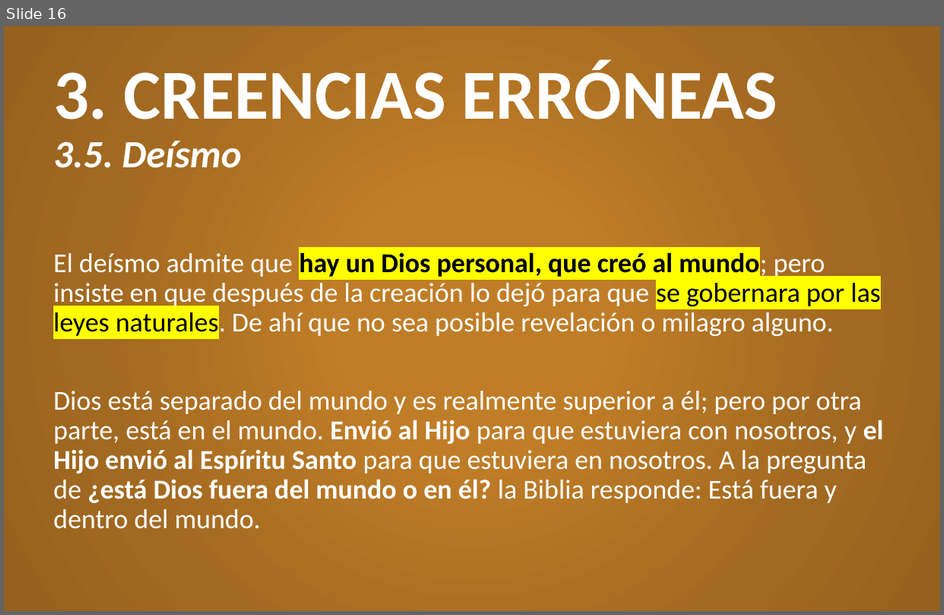
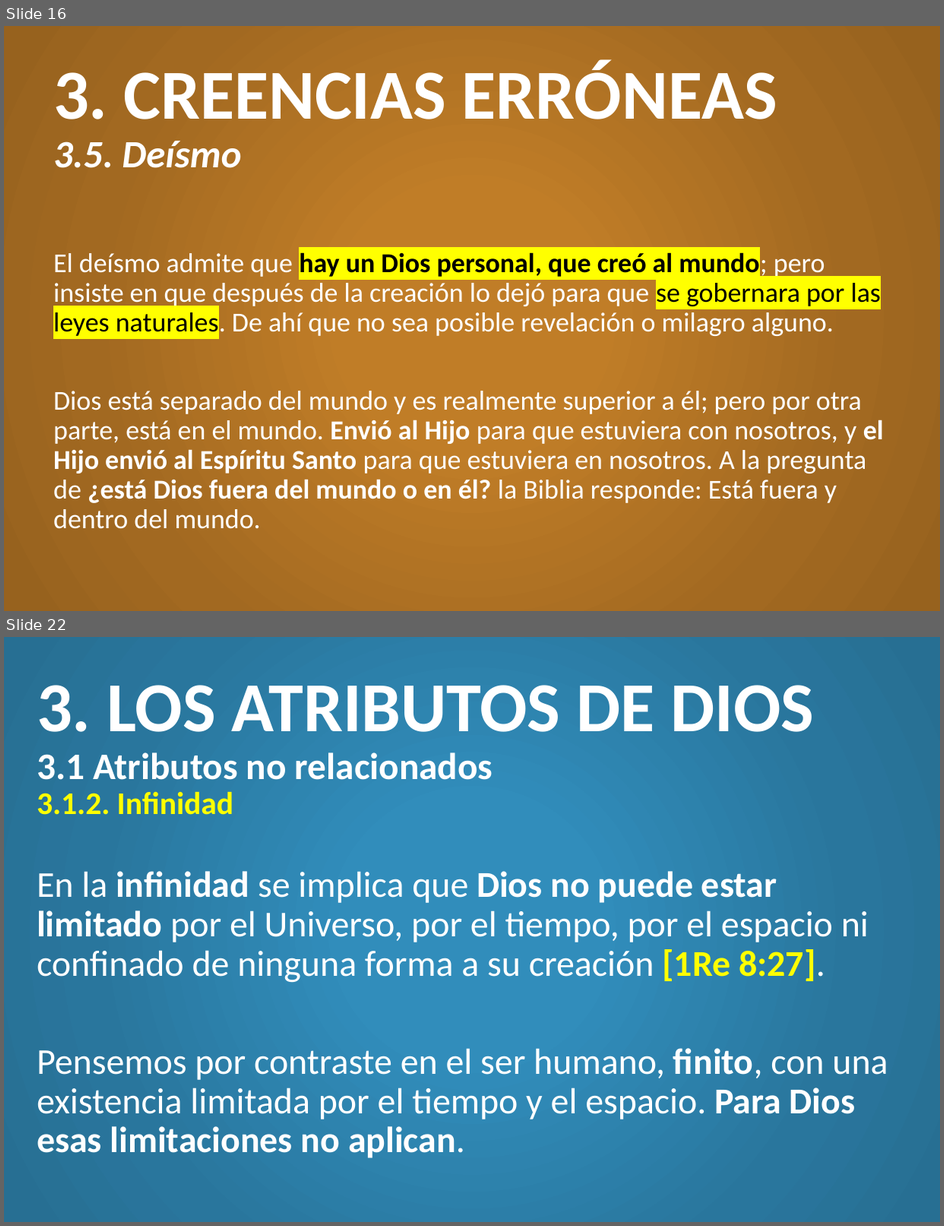
Before and after one commit to CreyTuning/documents, a slide deck: slideshow/Teologia Sistematica y Biblica - Myer Pearlman/Clases/4. Dios.pptx. Shown one above the other, each under a label of ours: slide 16 before the commit, slides 16 and 22 after it; the slides between them are not shown. The pictures are 944x615 and 944x1226 pixels, drawn with LibreOffice and Linux fonts; fonts in the diff are those of the drawing. Boxes give left, top, right and bottom in pixels: in the first picture for what was removed or moved away, otherwise in the second. Text is boxed around its words. In the diff, an @@ line names an element or a change of style, - is before the commit and + after.

Commit message:
4. Dios (Parte 2) y Examen 1

```diff
--- a/slideshow/Teologia Sistematica y Biblica - Myer Pearlman/Clases/4. Dios.pptx
+++ b/slideshow/Teologia Sistematica y Biblica - Myer Pearlman/Clases/4. Dios.pptx
@@ slide 22 added at (4, 637, 940, 1222), background gradient #318DBB to #29769D to #276F93 @@
@@ title added at (37, 685, 814, 815), 28.8 pt, text #FFFFFF, bold @@
+3. LOS ATRIBUTOS DE DIOS
+3.1 Atributos no relacionados
+3.1.2. Infinidad
@@ text added at (37, 871, 888, 1158), 28 pt, text #FFFFFF @@
+En la infinidad se implica que Dios no puede estar limitado por el Universo, por el tiempo, por el espacio ni confinado de ninguna forma a su creación [1Re 8:27].
+Pensemos por contraste en el ser humano, finito, con una existencia limitada por el tiempo y el espacio. Para Dios esas limitaciones no aplican.
```
Also in this commit, not shown: 11 other slides added, 2 other files.
